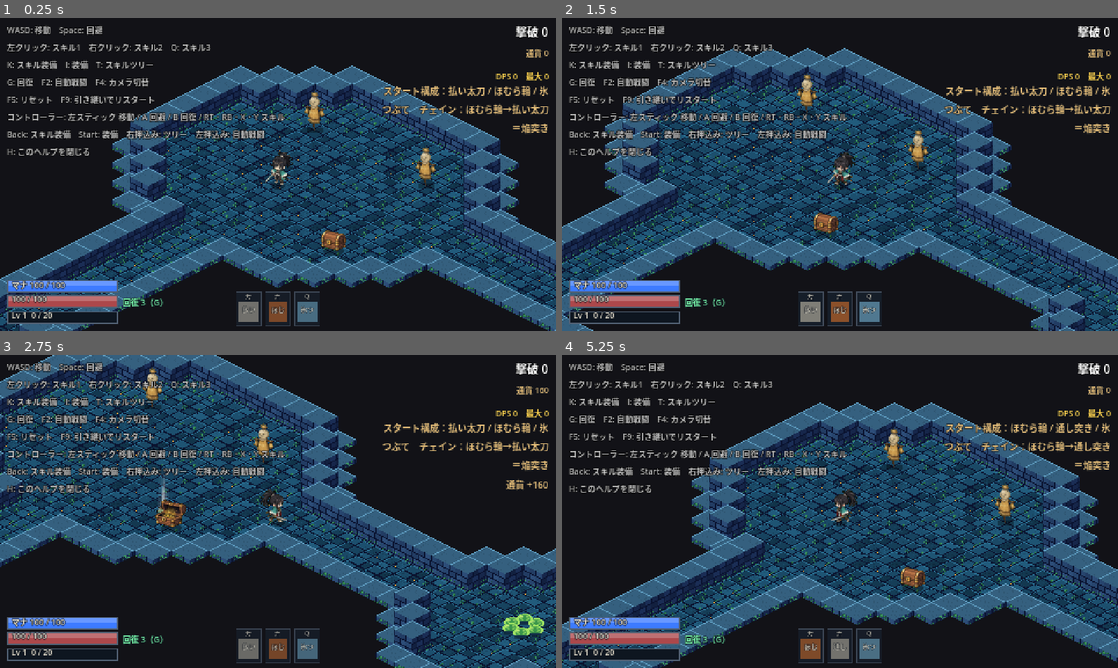
Above: before the commit, frames 1-4 (two rows, left to right).
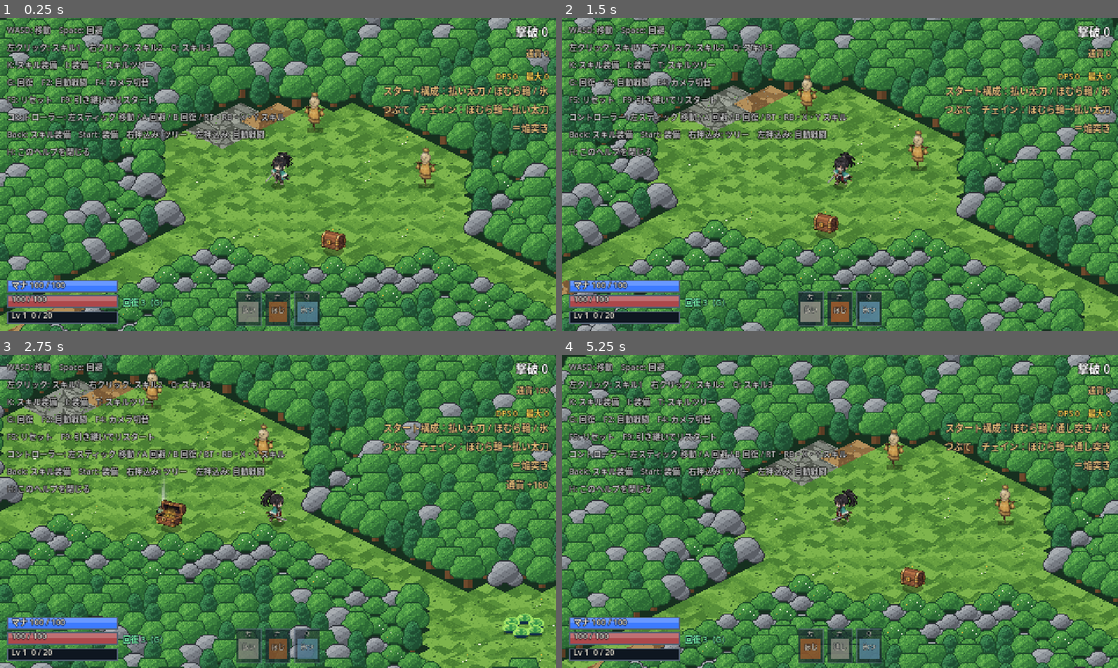
Above: after the commit, the same moments.

Repository: fururun/HackSla
Game: Godot game, scene res://scenes/main/main.tscn
The game is run twice, just before and just after one commit, with the same random seed, the same clock (stepped at 60 frames per second) and the same inputs.
Inputs (mouse positions are in pixels of both pictures, inside the frame that each line leads up to):
- Up to frame 1 (0.25 s): no input
- Up to frame 2 (1.5 s): tap Enter (ui_accept) at 0.5, 0.77 s; move the mouse to (962, 158) at 0.52 s; hold D (move_right) 0.53-1.28 s; hold F6 (autobattle_chests) 0.53-1.28 s; click (962, 158) at 0.67 s; move the mouse to (728, 190) at 1.27 s; hold S (move_down) from 1.28 s (still down); tap F7 (autobattle_support) at 1.35 s
- Up to frame 3 (2.75 s): tap Enter (ui_accept) at 1.52 s; move the mouse to (333, 442) at 2.02 s; release S (move_down) at 2.03 s; hold D (move_right) from 2.03 s (still down); tap Space (dodge) at 2.1 s
- Up to frame 4 (5.25 s): move the mouse to (812, 574) at 2.77 s; release D (move_right) at 2.78 s; hold W (move_up) 2.78-3.53 s; tap G (heal) at 2.85 s; click (812, 574) at 2.92 s; tap Enter (ui_accept) at 3.02, 3.77 s; move the mouse to (1006, 558) at 3.52 s; hold A (move_left) 3.53-4.25 s; hold I (toggle_equip_screen) 3.53-4.25 s; click "閉じる [I]" at 4.25 s; tap F5 (restart_game) at 5 s; move the mouse to (673, 464) at 5.02 s; hold A (move_left) from 5.03 s (still down); tap F6 (autobattle_chests) at 5.1 s

The runs differ from the first frame. In frame 1, 91% of the frame differs, in the area x 0-100%, y 0-100%; in frame 2, 91%; in frame 3, 91%; in frame 4, 91%.

Commit message:
境内（屋外）の見た目: 草・土・石畳の床、木・岩・茂みの壁、外周の森（地下墓所用タイルは残す）
Co-Authored-By: Claude Sonnet 5.5 <noreply@anthropic.com>

Diff:
--- a/scripts/world/iso_map.gd
+++ b/scripts/world/iso_map.gd
@@ -12,7 +12,7 @@
 const WALL := Vector2i(2, 0)      ## 奥の壁（高い）
 const LOW_WALL := Vector2i(3, 0)  ## 手前の壁（低い縁。キャラを隠さないため）
 
-const TILE_ART_PATH: String = "res://art/tiles/crypt_tiles.png"  ## 廃寺の地下墓所の、床と壁のドット絵
+const TILE_ART_PATH: String = "res://art/tiles/grounds_tiles.png"  ## 廃寺の境内（屋外）の、床と壁のドット絵（地下墓所用は crypt_tiles.png）
 const FLOOR_VARIANTS: int = 8
 const FLOOR_COLORS: Array[Color] = [Color("#3a3d46"), Color("#363941")]
 const FLOOR_EDGE := Color("#282c35")
@@ -24,6 +24,8 @@
 const WALL_LEFT := Color("#4a505c")
 const WALL_RIGHT := Color("#3b414d")
 const WALL_MORTAR := Color("#303640")
+const FOREST_MARGIN: int = 10  ## マップの外側に敷く森の厚さ（マス）
+const FOREST_BG := Color("#16301f")
 const HIGH_WALL_HEIGHT: float = 16.0
 const LOW_WALL_HEIGHT: float = 4.0
 
@@ -56,13 +58,54 @@
 			if c == "#":
 				var kind := _wall_kind(rows, x, y)
 				if kind != Vector2i(-1, -1):
-					wall_layer.set_cell(cell, 0, kind)
+					wall_layer.set_cell(cell, 0, kind + Vector2i(0, wall_variant(cell, kind == WALL)))
 				continue
 			floor_layer.set_cell(cell, 0, floor_tile(cell))
 			if c != ".":
 				if not markers.has(c):
 					markers[c] = []
 				markers[c].append(floor_layer.map_to_local(cell))
+	_build_forest_margin(rows)
+	RenderingServer.set_default_clear_color(FOREST_BG)
+
+
+## マップの外側にも、見た目だけの森（木・岩・茂み）を厚く敷く。画面の端が真っ暗にならないように
+func _build_forest_margin(rows: PackedStringArray) -> void:
+	var width: int = 0
+	for r: String in rows:
+		width = maxi(width, r.length())
+	var height: int = rows.size()
+	for y in range(-FOREST_MARGIN, height + FOREST_MARGIN):
+		for x in range(-FOREST_MARGIN, width + FOREST_MARGIN):
+			if _is_floor(rows, x, y) or wall_layer.get_cell_source_id(Vector2i(x, y)) != -1:
+				continue
+			var near: bool = false
+			for dy in range(-FOREST_MARGIN, FOREST_MARGIN + 1):
+				for dx in range(-FOREST_MARGIN, FOREST_MARGIN + 1):
+					if _is_floor(rows, x + dx, y + dy):
+						near = true
+						break
+				if near:
+					break
+			if not near:
+				continue
+			# 高い木は、上に重なって見える床（画面の上側＝x-,y-）が近くにないときだけ
+			var low: bool = false
+			for a in range(0, 4):
+				for b in range(0, 4):
+					if _is_floor(rows, x - a, y - b):
+						low = true
+			var cell := Vector2i(x, y)
+			wall_layer.set_cell(cell, 0, (LOW_WALL if low else WALL) + Vector2i(0, wall_variant(cell, not low)))
+
+
+## 壁の見た目の種類（木・針葉樹・大木・岩山 / 茂み・花の茂み・低い岩）を、座標から固定で選ぶ
+static func wall_variant(cell: Vector2i, high: bool) -> int:
+	var seed_value: int = (cell.x * 92837111) ^ (cell.y * 689287499)
+	var r: int = posmod(seed_value ^ (seed_value >> 9), 100)
+	if high:
+		return 0 if r < 40 else (1 if r < 65 else (2 if r < 85 else 3))
+	return 0 if r < 45 else (1 if r < 70 else 2)
 
 
 ## 壁の種類を決める。床に接していない壁は描かない（-1,-1）。
@@ -133,6 +176,10 @@
 	src.texture_region_size = Vector2i(Iso.TILE_W, Iso.TILE_W)
 	ts.add_source(src, 0)
 	var coords: Array[Vector2i] = [WALL, LOW_WALL]
+	for v in range(1, 4):
+		coords.append(WALL + Vector2i(0, v))
+	for v in range(1, 3):
+		coords.append(LOW_WALL + Vector2i(0, v))
 	for variant: int in FLOOR_VARIANTS:
 		coords.append(Vector2i(0, variant))
 		coords.append(Vector2i(1, variant))
@@ -140,7 +187,8 @@
 		src.create_tile(coord)
 		var data := src.get_tile_data(coord, 0)
 		data.texture_origin = Vector2i(0, Iso.TILE_H / 2)
-	for coord: Vector2i in [WALL, LOW_WALL]:
+	for coord: Vector2i in [WALL, LOW_WALL, WALL + Vector2i(0, 1), WALL + Vector2i(0, 2), WALL + Vector2i(0, 3),
+			LOW_WALL + Vector2i(0, 1), LOW_WALL + Vector2i(0, 2)]:
 		var wall := src.get_tile_data(coord, 0)
 		wall.add_collision_polygon(0)
 		wall.set_collision_polygon_points(0, 0, PackedVector2Array([
@@ -165,7 +213,22 @@
 ## 座標だけから固定の模様を選ぶ。乱数状態・生成順には依存しない。
 static func floor_tile(cell: Vector2i) -> Vector2i:
 	var seed_value: int = (cell.x * 73856093) ^ (cell.y * 19349663)
-	return Vector2i(posmod(cell.x + cell.y, 2), posmod(seed_value ^ (seed_value >> 7), FLOOR_VARIANTS))
+	var fine: int = posmod(seed_value ^ (seed_value >> 7), 100)
+	# 粗い区画ごとに、土（5）や石畳（6）の場所をまとめる。ほかは草（0〜3）に、花（4）と土まじり（7）を少し
+	var bx: int = floori(cell.x / 4.0)
+	var by: int = floori(cell.y / 4.0)
+	var block_seed: int = (bx * 83492791) ^ (by * 2654435761)
+	var block: int = posmod(block_seed ^ (block_seed >> 11), 100)
+	var variant: int
+	if block < 9:
+		variant = 5 if fine < 85 else fine % 4
+	elif block < 18:
+		variant = 6 if fine < 85 else 5
+	elif fine < 6:
+		variant = 4
+	else:
+		variant = fine % 4
+	return Vector2i(posmod(cell.x + cell.y, 2), variant)
 
 
 ## 画像の整数ピクセルに焼き付けるので、実行中の描き直しは不要。
--- a/tests/test_visuals.gd
+++ b/tests/test_visuals.gd
@@ -15,7 +15,7 @@
 			t.check(tile.x == posmod(x + y, 2) and tile.y >= 0 and tile.y < IsoMap.FLOOR_VARIANTS, "負座標でも有効な床")
 	for cell: Vector2i in first.keys():
 		t.check_eq(IsoMap.floor_tile(cell), first[cell], "他の座標を処理しても模様は同じ")
-	t.check_eq(variants.size(), IsoMap.FLOOR_VARIANTS, "複数の模様が選ばれる")
+	t.check(variants.size() >= IsoMap.FLOOR_VARIANTS - 1, "複数の模様が選ばれる")
 	var a: TileSetAtlasSource = IsoMap.make_tileset().get_source(0)
 	var b: TileSetAtlasSource = IsoMap.make_tileset().get_source(0)
 	t.check_eq(a.texture.get_image().get_data(), b.texture.get_image().get_data(), "床と壁の生成画像が毎回一致")
Binary file added: art/tiles/grounds_tiles.png
Not shown, added: art/tiles/grounds_tiles.png.import
